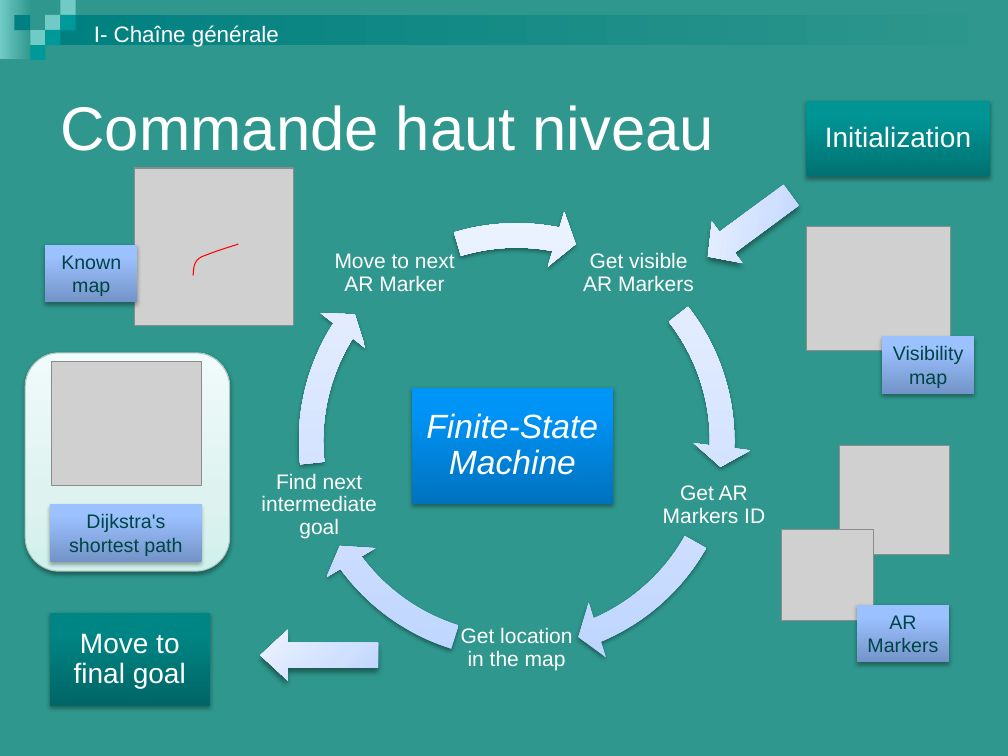
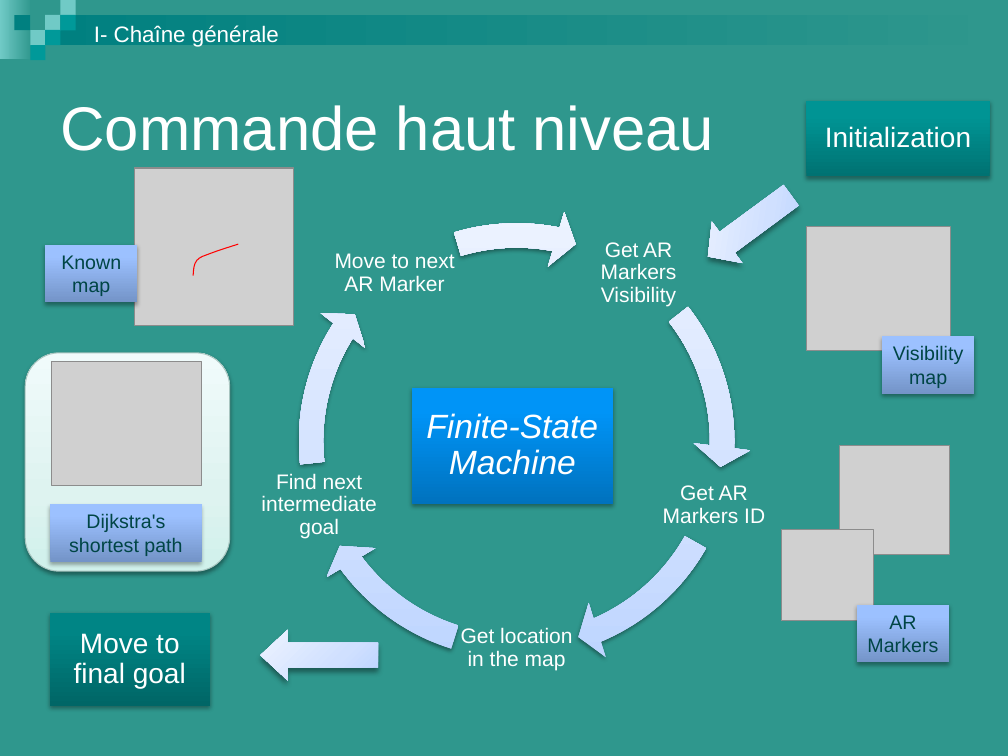
Before and after one commit to Projet-M2-TurtleBot-UPS/TurtleBot-doc, a slide deck: slide 8 of Rapport/Projet_Turtlebot.pptx. Drawn at 1008x756 pixels with LibreOffice and Linux fonts; fonts in the diff are those of the drawing; grey boxes stand for pictures; background and template pictures are left out. Boxes give left, top, right and bottom in pixels: in the first picture for what was removed or moved away, otherwise in the second. Text is boxed around its words. In the diff, an @@ line names an element or a change of style, - is before the commit and + after.

Commit message:
ADD: miror change on HLC slide

```diff
--- a/Rapport/Projet_Turtlebot.pptx
+++ b/Rapport/Projet_Turtlebot.pptx
@@ text at bbox=[601, 242, 677, 307]: text changed @@
-Get visible AR Markers
+Get AR Markers Visibility
```
